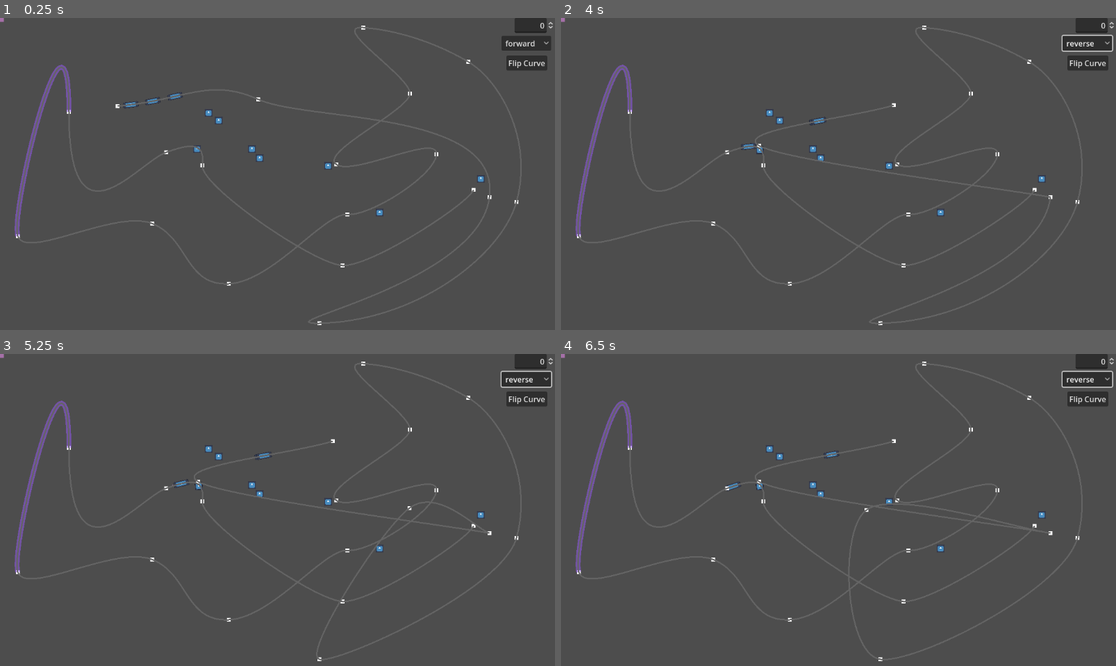
Above: before the commit, frames 1-4 (two rows, left to right).
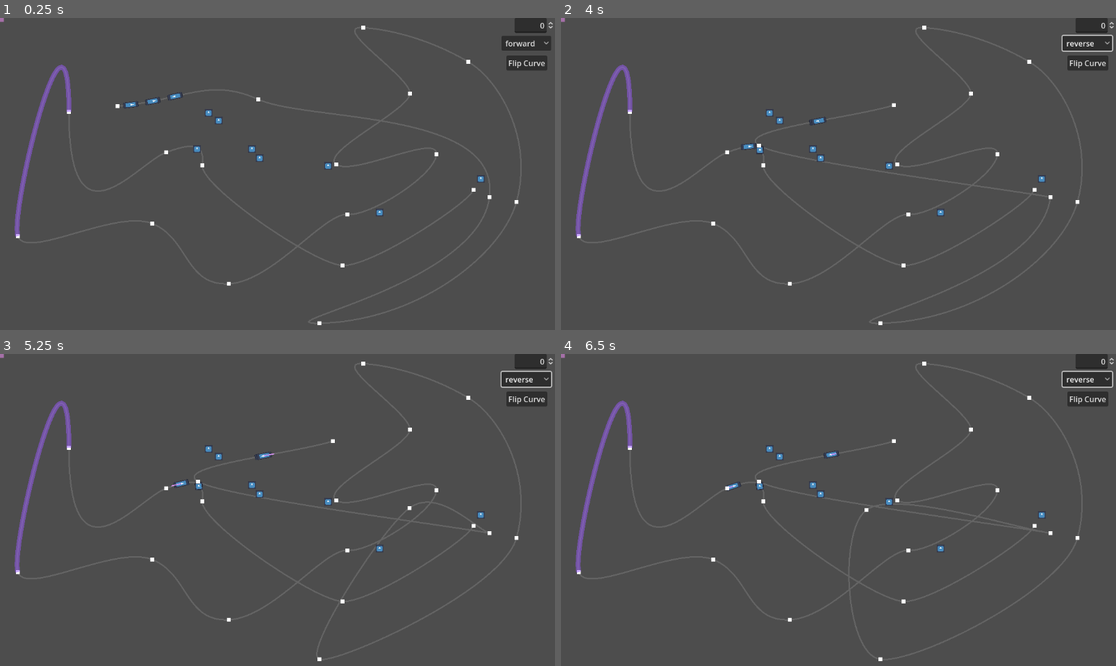
Above: after the commit, the same moments.

Repository: DeniZka/railway-path
Game: Godot game, scene res://main.tscn
Two runs of this game, one before a commit and one after it. Both use one fixed random seed, a clock stepped at 60 frames per second and the inputs below. The engine's default icon, where the game draws it, is replaced by a stand-in: a white triangle on a blue panel in a dark square.
Inputs (mouse positions are in pixels of both pictures, inside the frame that each line leads up to):
- Up to frame 1 (0.25 s): no input
- Up to frame 2 (4 s): click "forward" at 0.5 s; click "Flip Curve" at 1.25 s; click "reverse" at 2 s; tap Enter at 2.75 s; drag from (677, 105) to (894, 105) at 2.77 s; tap Space at 3.5 s; drag from (821, 99) to (760, 145) at 3.52 s
- Up to frame 3 (5.25 s): tap Enter at 4.25 s; move the mouse to (488, 531) at 4.27 s; hold W 4.28-5 s; click (488, 531) at 4.42 s; tap Space at 5 s; drag from (488, 531) to (249, 456) at 5.02 s
- Up to frame 4 (6.5 s): tap Enter at 5.75 s; drag from (810, 456) to (866, 510) at 5.77 s

The runs differ from the first frame. In frame 1, 0.3% of the frame differs, in the area x 2-94%, y 2-99%; in frame 2, 0.3%; in frame 3, 0.3%; in frame 4, 0.3%.

Commit message:
railways rework WIP

Diff:
--- a/main.gd
+++ b/main.gd
@@ -6,8 +6,8 @@
 
 const DIVIDER = 6.0
 
-@onready var path : Path2D = $railways/Path2D
-@onready var line : Line2D = $railways/Path2D/Line2D
+@onready var path : Path2D = $Railways/Path2D
+@onready var line : Line2D = $Railways/Path2D/Line2D
 @onready var points : Node2D = $DragPoints
 @onready var drag_poin_scene : PackedScene = load("res://drag_point.tscn")
 @onready var train : Node2D =  $Train
@@ -16,6 +16,7 @@
 var tension = 1.0
 
 func _ready():
+	Railways.parse_railways($Railways)
 	$Segment_picker.add_path(path)
 	$Train.set_path(path)
 	loco.active = true
--- a/main.tscn
+++ b/main.tscn
@@ -21,15 +21,17 @@
 [node name="main" type="Node2D"]
 script = ExtResource("1_uhihj")
 
-[node name="railways" type="Node" parent="."]
+[node name="Railways" type="Node2D" parent="."]
 
-[node name="Path2D" type="Path2D" parent="railways"]
+[node name="Path2D" type="Path2D" parent="Railways"]
 curve = SubResource("Curve2D_mpf2r")
 
-[node name="Line2D" type="Line2D" parent="railways/Path2D"]
+[node name="Line2D" type="Line2D" parent="Railways/Path2D"]
 width = 3.0
 default_color = Color(0.392157, 0.392157, 0.392157, 1)
 antialiased = true
+
+[node name="_railways" type="Node" parent="."]
 
 [node name="Train" parent="." instance=ExtResource("6_q2t3g")]
 can_sleep = false
--- a/project.godot
+++ b/project.godot
@@ -15,6 +15,10 @@
 config/features=PackedStringArray("4.2", "Forward Plus")
 config/icon="res://icon.svg"
 
+[autoload]
+
+Railways="*res://railways.gd"
+
 [physics]
 
 2d/default_gravity_vector=Vector2(0, 0)
--- /dev/null
+++ b/railways.gd
@@ -0,0 +1,18 @@
+extends Node
+
+signal railwais_updated()
+
+var rails : Array[Path2D] = []
+
+func parse_railways(railways: Node2D):
+	#collect rails paths
+	for rail in railways.get_children():
+		if rail is Path2D:
+			rails.append(rail)
+	railwais_updated.emit()
+
+func add_railways(railway: Path2D):
+	rails.append(railway)
+
+func remove_railways(railway: Path2D):
+	rails.erase(railway)
--- a/train.gd
+++ b/train.gd
@@ -23,6 +23,7 @@
 
 # Called when the node enters the scene tree for the first time.
 func _ready():
+	Railways.railwais_updated.connect(_on_railways_updated)
 	#TODO: except cars for cars in train conllision
 	if ! path.curve:
 		path.curve = Curve2D.new()
@@ -39,6 +40,8 @@
 			car.set_train_mass(train_mass)
 			#TODO: reset train mass due disconect car from train
 
+func _on_railways_updated():
+	pass
 
 func set_force(level: float):
 	rudder_pos = level
